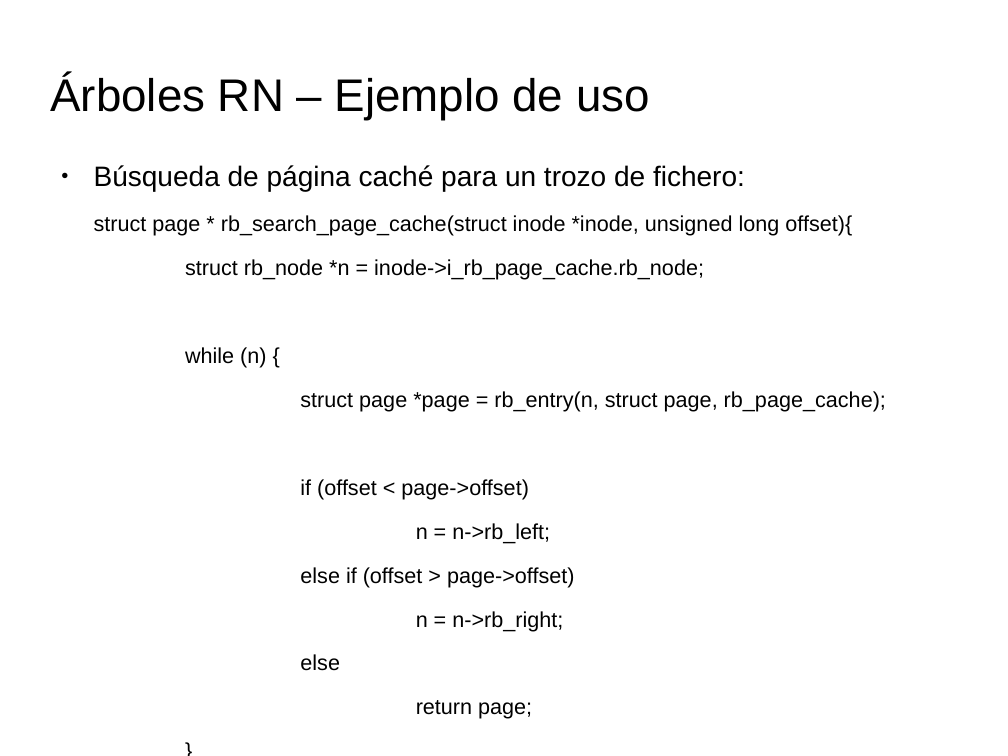
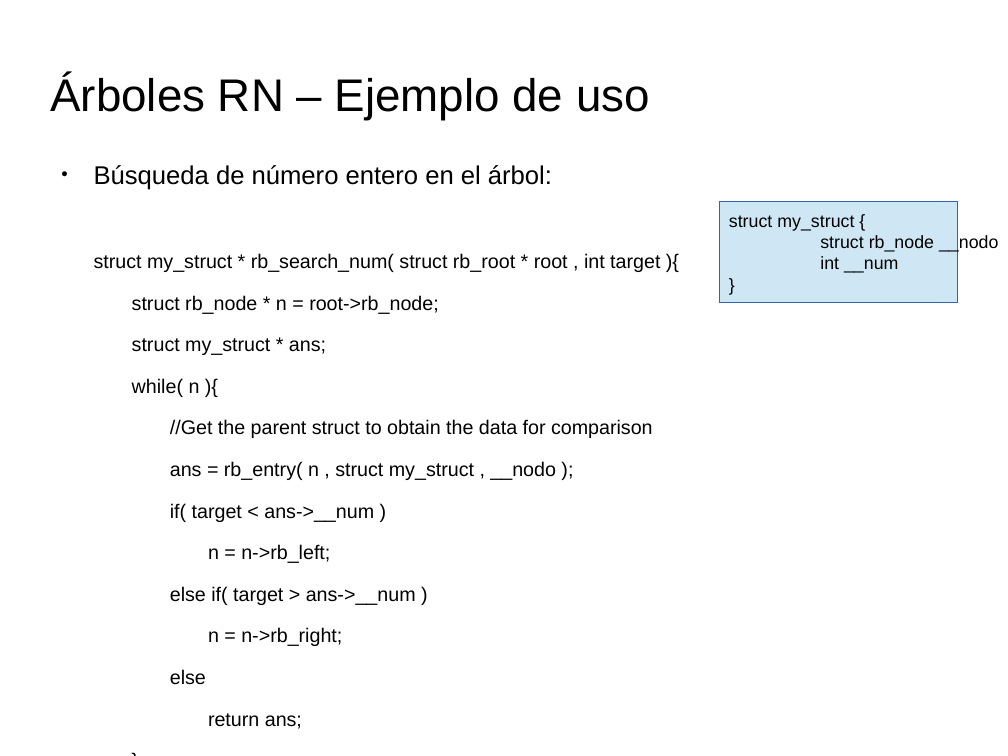
Before and after one commit to tombe85/lin, a slide deck: slide 26 of presentacion/EstructurasDeDatosKernelMigVersion.odp (slide 25 before the commit). Drawn at 1008x756 pixels with LibreOffice and Linux fonts; fonts in the diff are those of the drawing; background and template pictures are left out. Boxes give left, top, right and bottom in pixels: in the first picture for what was removed or moved away, otherwise in the second. Text is boxed around its words. In the diff, an @@ line names an element or a change of style, - is before the commit and + after.

```diff
--- a/presentacion/EstructurasDeDatosKernelMigVersion.odp
+++ b/presentacion/EstructurasDeDatosKernelMigVersion.odp
@@ text at box(94, 165, 660, 522): text changed; size 17 to 15.5 pt @@
-● Búsqueda de página caché para un trozo de fichero:
-struct page * rb_search_page_cache(struct inode *inode, unsigned long offset){
-struct rb_node *n = inode->i_rb_page_cache.rb_node;
-while (n) {
-struct page *page = rb_entry(n, struct page, rb_page_cache);
-if (offset < page->offset)
+● Búsqueda de número entero en el árbol:
+struct my_struct * rb_search_num( struct rb_root * root , int target ){
+struct rb_node * n = root->rb_node;
+struct my_struct * ans;
+while( n ){
+//Get the parent struct to obtain the data for comparison
+ans = rb_entry( n , struct my_struct , __nodo );
+if( target < ans->__num )
@@ rectangle added at box(720, 201, 958, 302), fill #CFE7F5, outline #3465A4 0 pt, 14 pt, text #000000 @@
+struct my_struct {
+struct rb_node __nodo
+int __num
+}
@@ text at box(170, 544, 342, 685): size 17 to 15.5 pt in "n = n->rb_left;", "n = n->rb_right;", "else", "}" and 2 more places @@
@@ text at box(170, 586, 416, 605): text changed; size 17 to 15.5 pt @@
-else if (offset > page->offset)
+else if( target > ans->__num )
@@ text at box(208, 713, 302, 729): text changed; size 17 to 15.5 pt @@
-return page;
+return ans;
```
Also in this commit, not shown: 2 other slides changed, 4 slides added, 1 slide removed.
